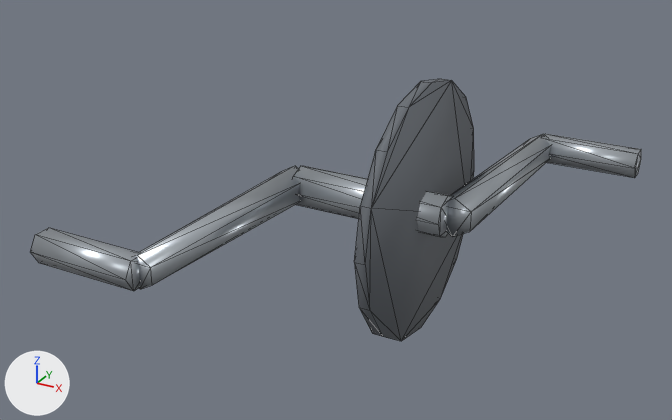
What one commit did to the glTF model assets/models/bike_crank.glb.
Both versions are drawn from a 50 mm camera at (0.281, -0.565, 0.269) aimed at (-0.021, -0.015, -0.007). The lights are fixed; the arrows at lower left show +X, +Y and +Z. The first picture is the older version. Mesh edges are drawn as thin lines.

The scene before the commit, as lines of its bpy script (objects in view):
```python
mat_bike_dark = principled_material('bike_dark')
mat_bike_dark.base_color = (0.145, 0.16, 0.18)  # grey #6a6f76
mat_bike_dark.metallic = 0.1
mat_bike_dark.roughness = 0.7
mat_bike_metal = principled_material('bike_metal')
mat_bike_metal.base_color = (0.48, 0.52, 0.56)  # light grey #b8bfc5
mat_bike_metal.metallic = 0.7
mat_bike_metal.roughness = 0.35
me_bike_crank = bpy.data.meshes.new('bike_crank')
me_bike_crank.from_pydata(...)  # 96 vertices, 168 faces; spans x -0.155..0.155, y -0.184..0.184, z -0.095..0.095
# faces by material slot: [60, 108]
me_bike_crank.materials.append(mat_bike_dark)  # grey #6a6f76
me_bike_crank.materials.append(mat_bike_metal)  # light grey #b8bfc5
ob_bike_crank = bpy.data.objects.new('bike_crank', me_bike_crank)
ob_bike_crank.location = (0.0, 0.0, 0.0)
```
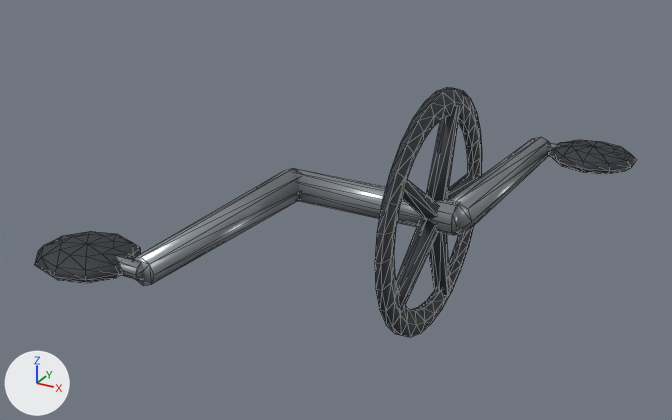
Where the change shows, as pixel boxes [x1, y1, x2, y2] in the pictures (672 x 420 px):
'bike_crank', recoloured, reshaped: before [30, 79, 641, 341]; after [35, 87, 636, 337]
part 1 of me_bike_crank, added: after [447, 173, 480, 199]
part 2 of me_bike_crank, added: after [548, 140, 636, 174]
part 3 of me_bike_crank, added: after [35, 231, 140, 283]
part 4 of me_bike_crank, added: after [294, 168, 458, 235]
part 5 of me_bike_crank, added (mostly hidden): after [548, 143, 626, 157]
part 6 of me_bike_crank, added: after [55, 239, 143, 280]
part 7 of me_bike_crank, rebuilt (11% narrower): before [354, 79, 474, 341]; after [375, 87, 482, 337]
part 8 of me_bike_crank, rebuilt: before [446, 134, 551, 237]; after [449, 137, 549, 234]
part 9 of me_bike_crank, rebuilt: before [134, 166, 300, 289]; after [132, 168, 300, 286]
part 10 of me_bike_crank, reshaped: before [293, 166, 453, 237]; after [396, 105, 460, 312]
part 11 of me_bike_crank, deleted: before [544, 134, 641, 178]
part 12 of me_bike_crank, deleted: before [30, 228, 140, 291]

What changed in the scene script:
```text
Change mat_bike_dark:
    mat_bike_dark.base_color: (0.145, 0.16, 0.18) -> (0.0296, 0.0343, 0.0423)  # grey #6a6f76 -> dark grey #30343a
Change mat_bike_metal:
    mat_bike_metal.base_color: (0.48, 0.52, 0.56) -> (0.332, 0.361, 0.392)  # light grey #b8bfc5 -> grey #9ca2a8
Change me_bike_crank:
    used by ob_bike_crank; location = (0.0, 0.0, 0.0)
    remove me_bike_crank.from_pydata(...)  # 96 vertices, 168 faces; spans x -0.155..0.155, y -0.184..0.184, z -0.095..0.095
    add me_bike_crank.from_pydata(...)  # 416 vertices, 784 faces; spans x -0.152..0.152, y -0.202..0.202, z -0.09..0.09
    me_bike_crank part 1: a new loose piece, a 6-sided cut cone along y (radius 0.008 at the low end, 0.006 at the high end) spanning x 0.043..0.057, y 0.0..0.078, z -0.008..0.008, in mat_bike_dark (dark grey #30343a)
    me_bike_crank part 2: a new loose piece, a UV sphere (10 segments, 6 rings, poles along z) spanning x 0.084..0.152, y 0.138..0.202, z -0.009..0.009, in mat_bike_dark (dark grey #30343a)
    me_bike_crank part 3: a new loose piece, a UV sphere (10 segments, 6 rings, poles along z) spanning x -0.152..-0.084, y -0.202..-0.138, z -0.009..0.009, in mat_bike_dark (dark grey #30343a)
    me_bike_crank part 4: a new loose piece, a 10-sided cylinder along x spanning x -0.068..0.068, y -0.012..0.012, z -0.011..0.011, in mat_bike_metal (grey #9ca2a8)
    me_bike_crank part 5: a new loose piece, an 8-sided cylinder along x spanning x 0.074..0.145, y 0.164..0.176, z -0.006..0.006, in mat_bike_metal (grey #9ca2a8)
    me_bike_crank part 6: a new loose piece, an 8-sided cylinder along x spanning x -0.145..-0.074, y -0.176..-0.164, z -0.006..0.006, in mat_bike_metal (grey #9ca2a8)
    me_bike_crank part 7: the loose piece of 32 vertices spanning x 0.036..0.044, y -0.095..0.095, z -0.095..0.095 is rebuilt with 168 vertices and now spans x 0.045..0.054, y -0.09..0.09, z -0.09..0.09
    me_bike_crank part 8: the loose piece of 12 vertices spanning x 0.052..0.085, y -0.001..0.173, z -0.015..0.015 is rebuilt with 16 vertices and now spans x 0.053..0.084, y -0.001..0.17, z -0.013..0.013
    me_bike_crank part 9: the loose piece of 12 vertices spanning x -0.085..-0.052, y -0.173..0.001, z -0.015..0.015 is rebuilt with 16 vertices and now spans x -0.084..-0.053, y -0.17..0.001, z -0.013..0.013
    me_bike_crank part 10
    16 vertices are removed from x -0.06..0.06, y -0.016..0.016, z -0.016..0.016
    28 faces are deleted
    48 vertices are added at x 0.043..0.057, y -0.067..0.03, z -0.076..0.076
    80 new faces join them, mat_bike_dark (dark grey #30343a)
    me_bike_crank part 11
    12 vertices are removed from x 0.075..0.155, y 0.16..0.184, z -0.01..0.01
    20 faces are deleted
    me_bike_crank part 12
    12 vertices are removed from x -0.155..-0.075, y -0.184..-0.16, z -0.01..0.01
    20 faces are deleted
```
